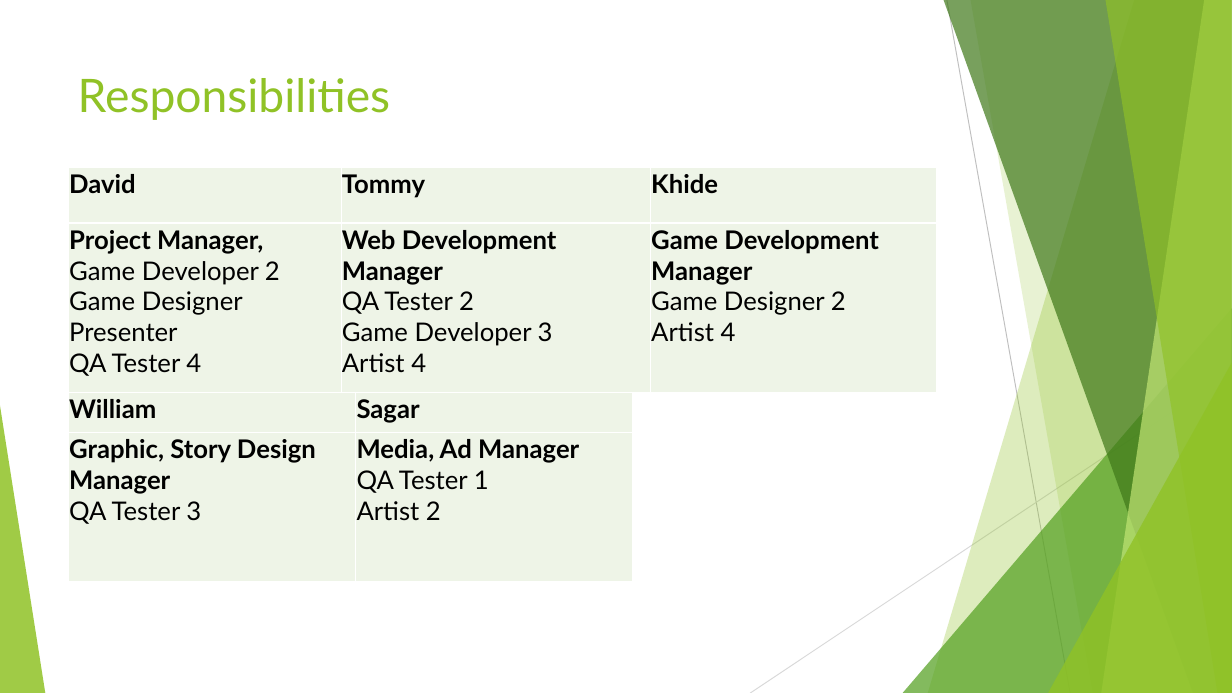
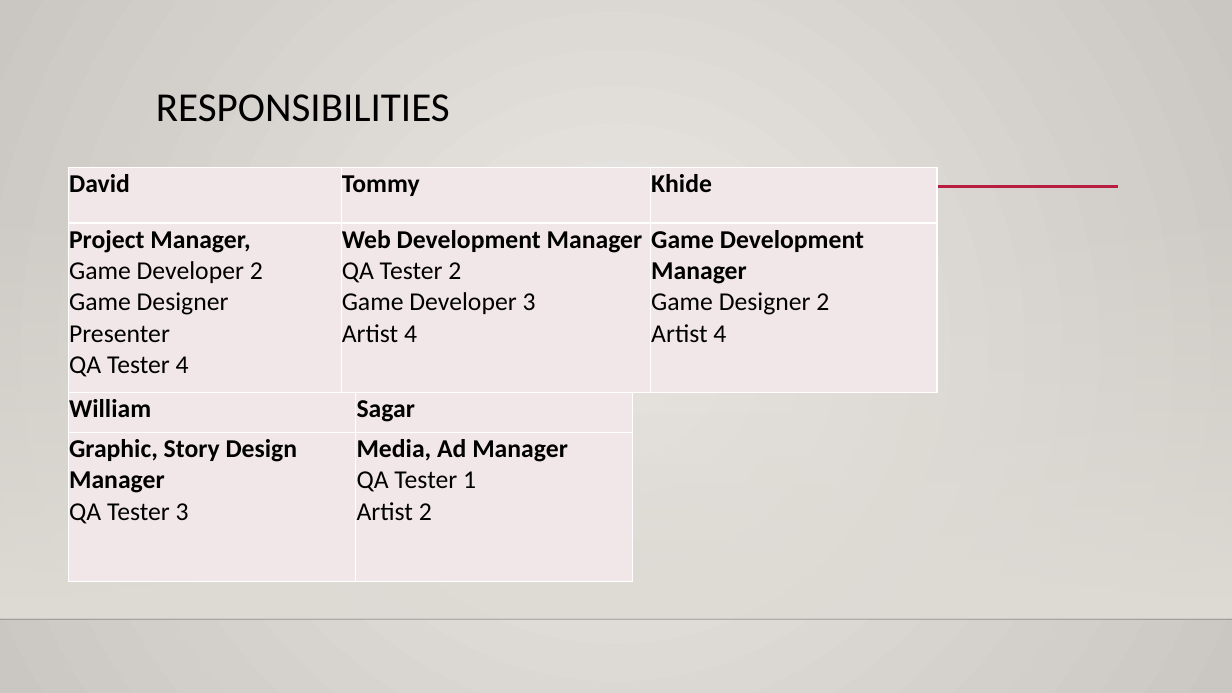
Before and after one commit to WilliamBCIT/project-group4, a slide deck: slide 2 of Week4FridayPresentation.pptx. Drawn at 1232x693 pixels with LibreOffice and Linux fonts; fonts in the diff are those of the drawing; background and template pictures are left out. Boxes give left, top, right and bottom in pixels: in the first picture for what was removed or moved away, otherwise in the second. Text is boxed around its words. In the diff, an @@ line names an element or a change of style, - is before the commit and + after.

```diff
--- a/Week4FridayPresentation.pptx
+++ b/Week4FridayPresentation.pptx
@@ background #FFFFFF to gradient #ECEAE7 to #CAC7C1 @@
@@ title at [156,94,450,122]: text changed; size 36 to 32 pt; font Lato to Calibri; text colour #90C226 to #000000 @@
-Responsibilities
+RESPONSIBILITIES
@@ table at [68,168,937,393] @@
@@ fill #EEF4E8 to #F3E8E9 in 6 cells @@
@@ font Lato to Calibri @@
@@ rectangle added at [0,204,1232,619], fill gradient #DFDBD5 @@
@@ line added from (147, 187) to (1118, 187), #B71E42 2.5 pt @@
@@ group removed at [0,0,1232,693]: 5 freeform shapes, 3 triangles, 2 lines @@
@@ table at [68,393,632,582] @@
@@ fill #EEF4E8 to #F3E8E9 in 4 cells @@
@@ font Lato to Calibri @@
@@ line added from (0, 619) to (1232, 619), #000001 1 pt @@
```
Also in this commit, not shown: 2 other slides changed, 16 slides added, 5 slides removed.
